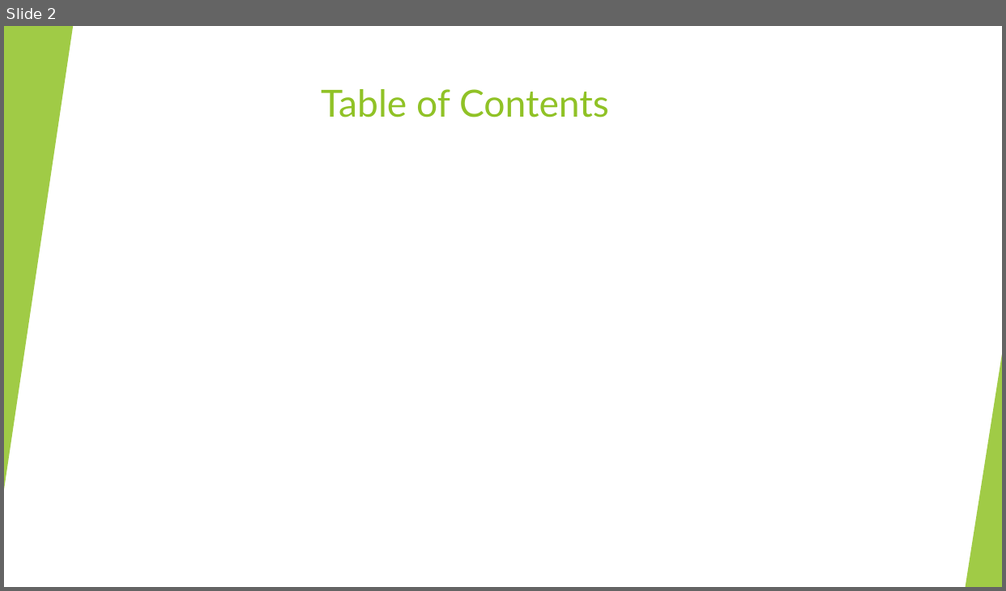
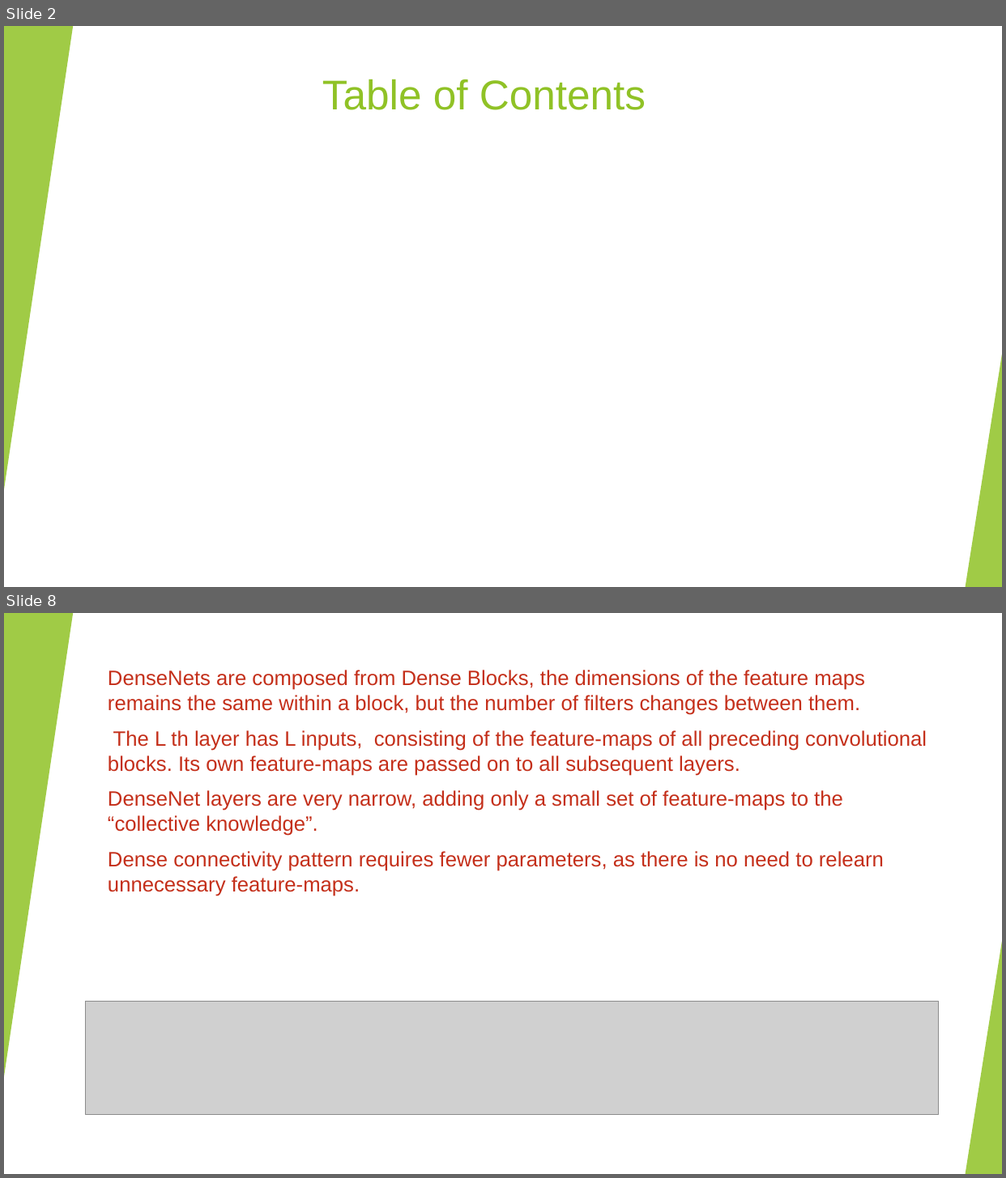
Before and after one commit to Shenhav26/Final_project, a slide deck: capstone project phase A.pptx. Shown one above the other, each under a label of ours: slide 2 before the commit, slides 2 and 8 after it; the slides between them are not shown. The pictures are 1006x591 and 1006x1178 pixels, drawn with LibreOffice and Linux fonts; fonts in the diff are those of the drawing; grey boxes stand for pictures. Boxes give left, top, right and bottom in pixels: in the first picture for what was removed or moved away, otherwise in the second. Text is boxed around its words. In the diff, an @@ line names an element or a change of style, - is before the commit and + after.

```diff
--- a/capstone project phase A.pptx
+++ b/capstone project phase A.pptx
@@ slide 8 added at bbox=[4, 613, 1002, 1174], background #FFFFFF; not listed: 10 template elements that a slide beside it also shows @@
@@ rectangle added at bbox=[4, 613, 1002, 1174], fill #FFFFFF @@
@@ triangle added at bbox=[4, 613, 73, 1077], fill #90C226 at 85% opacity @@
@@ text added at bbox=[108, 670, 927, 897], 20 pt, text #C42F1A @@
+DenseNets are composed from Dense Blocks, the dimensions of the feature maps remains the same within a block, but the number of filters changes between them.
+The L th layer has L inputs, consisting of the feature-maps of all preceding convolutional blocks. Its own feature-maps are passed on to all subsequent layers.
+DenseNet layers are very narrow, adding only a small set of feature-maps to the “collective knowledge”.
+Dense connectivity pattern requires fewer parameters, as there is no need to relearn unnecessary feature-maps.
@@ triangle added at bbox=[965, 942, 1002, 1174], fill #90C226 at 85% opacity @@
@@ picture added at bbox=[85, 1002, 938, 1114] @@
@@ slide 2 changed as well @@
@@ title "Table of Contents": place and size @@
-title "Table of Contents" at bbox=[321, 89, 609, 118]
+title "Table of Contents" at bbox=[322, 79, 646, 110]
@@ title "Table of Contents" at bbox=[322, 79, 646, 110]: size 36 to 40 pt, font Lato to Arial @@
```
Also in this commit, not shown: 5 other slides changed, 9 other slides added.
